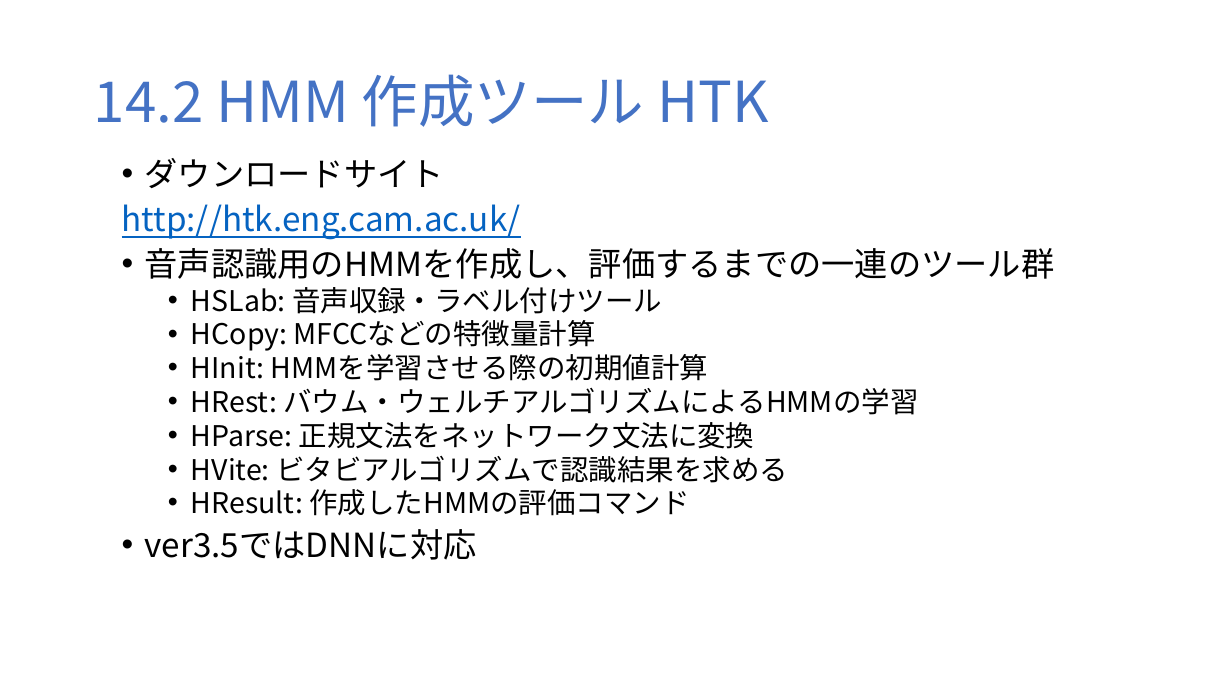
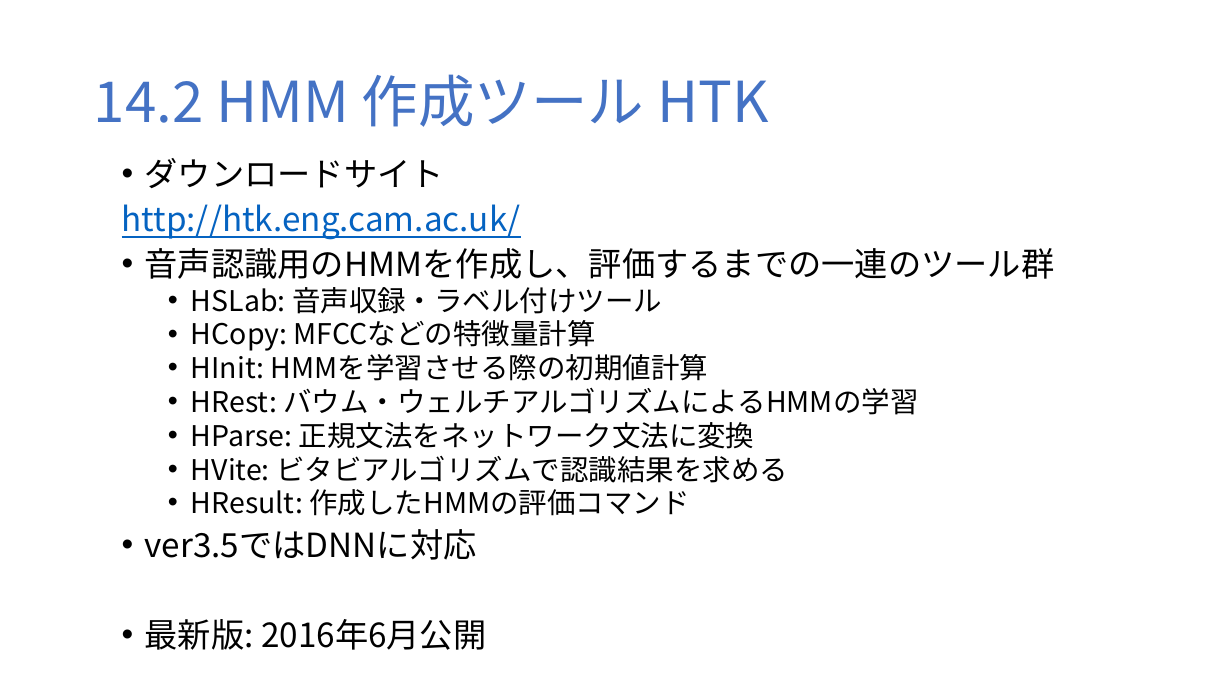
Before and after one commit to MasahiroAraki/GuideToASR, a slide deck: slide 3 of pptx/chap14.pptx. Drawn at 1232x693 pixels with LibreOffice and Linux fonts; fonts in the diff are those of the drawing. Boxes give left, top, right and bottom in pixels: in the first picture for what was removed or moved away, otherwise in the second. Text is boxed around its words. In the diff, an @@ line names an element or a change of style, - is before the commit and + after.

```diff
--- a/pptx/chap14.pptx
+++ b/pptx/chap14.pptx
@@ text at [145,619,486,650]: paragraph added @@
+• 最新版: 2016年6月公開
```
Also in this commit, not shown: 4 other slides changed.
